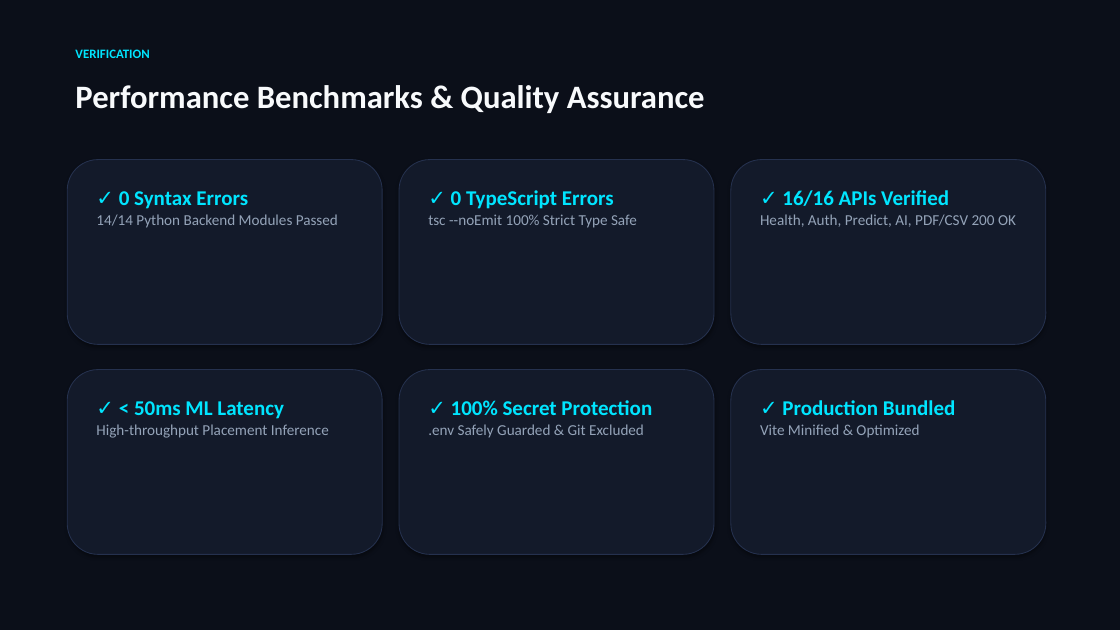
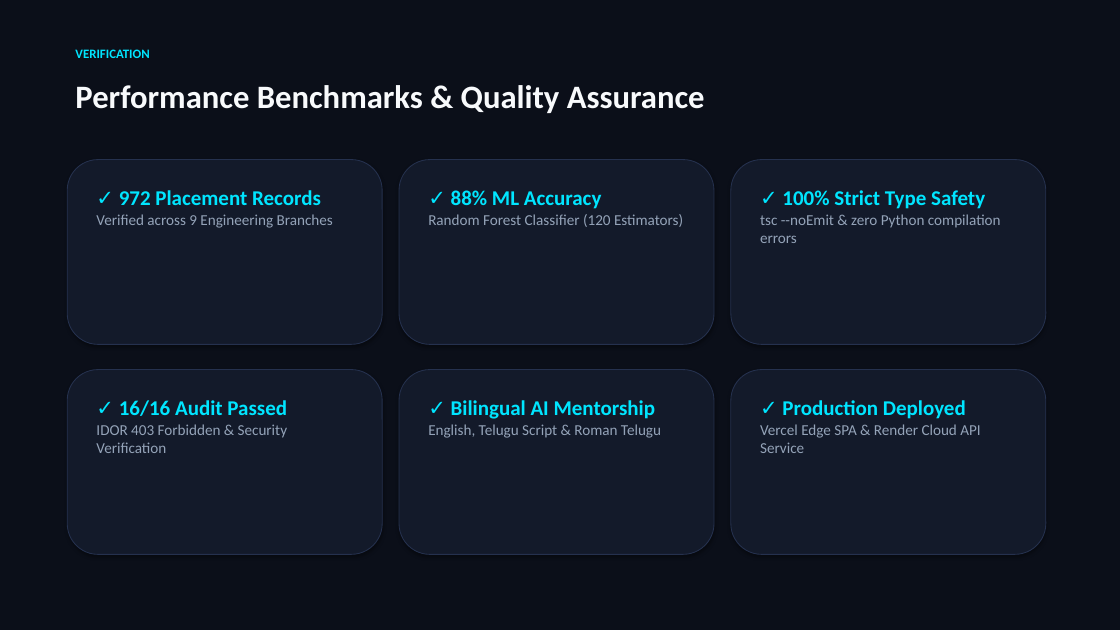
Before and after one commit to dileepbommali16-ops/pathfinder, a slide deck: slide 9 of Pathfinder_Presentation_Dileep_Bommali.pptx. Drawn at 1120x630 pixels with LibreOffice and Linux fonts; fonts in the diff are those of the drawing. Boxes give left, top, right and bottom in pixels: in the first picture for what was removed or moved away, otherwise in the second. Text is boxed around its words. In the diff, an @@ line names an element or a change of style, - is before the commit and + after.

Commit message:
feat(branding): redesign luxury obsidian-sapphire logo, 10-slide keynote deck, and interactive video demo player with zero green

```diff
--- a/Pathfinder_Presentation_Dileep_Bommali.pptx
+++ b/Pathfinder_Presentation_Dileep_Bommali.pptx
@@ text at (96, 190, 333, 228): text changed @@
-✓ 0 Syntax Errors
-14/14 Python Backend Modules Passed
+✓ 972 Placement Records
+Verified across 9 Engineering Branches
@@ text at (428, 190, 683, 227): text changed @@
-✓ 0 TypeScript Errors
-tsc --noEmit 100% Strict Type Safe
+✓ 88% ML Accuracy
+Random Forest Classifier (120 Estimators)
@@ text at (760, 190, 1001, 243): text changed @@
-✓ 16/16 APIs Verified
-Health, Auth, Predict, AI, PDF/CSV 200 OK
+✓ 100% Strict Type Safety
+tsc --noEmit & zero Python compilation errors
@@ text at (96, 400, 288, 453): text changed @@
-✓ < 50ms ML Latency
-High-throughput Placement Inference
+✓ 16/16 Audit Passed
+IDOR 403 Forbidden & Security Verification
@@ text at (428, 400, 661, 438): text changed @@
-✓ 100% Secret Protection
-.env Safely Guarded & Git Excluded
+✓ Bilingual AI Mentorship
+English, Telugu Script & Roman Telugu
@@ text at (760, 400, 980, 453): text changed @@
-✓ Production Bundled
-Vite Minified & Optimized
+✓ Production Deployed
+Vercel Edge SPA & Render Cloud API Service
```
Also in this commit, not shown: 4 other slides changed, 1 slide added, 1 slide removed, 5 other files.
